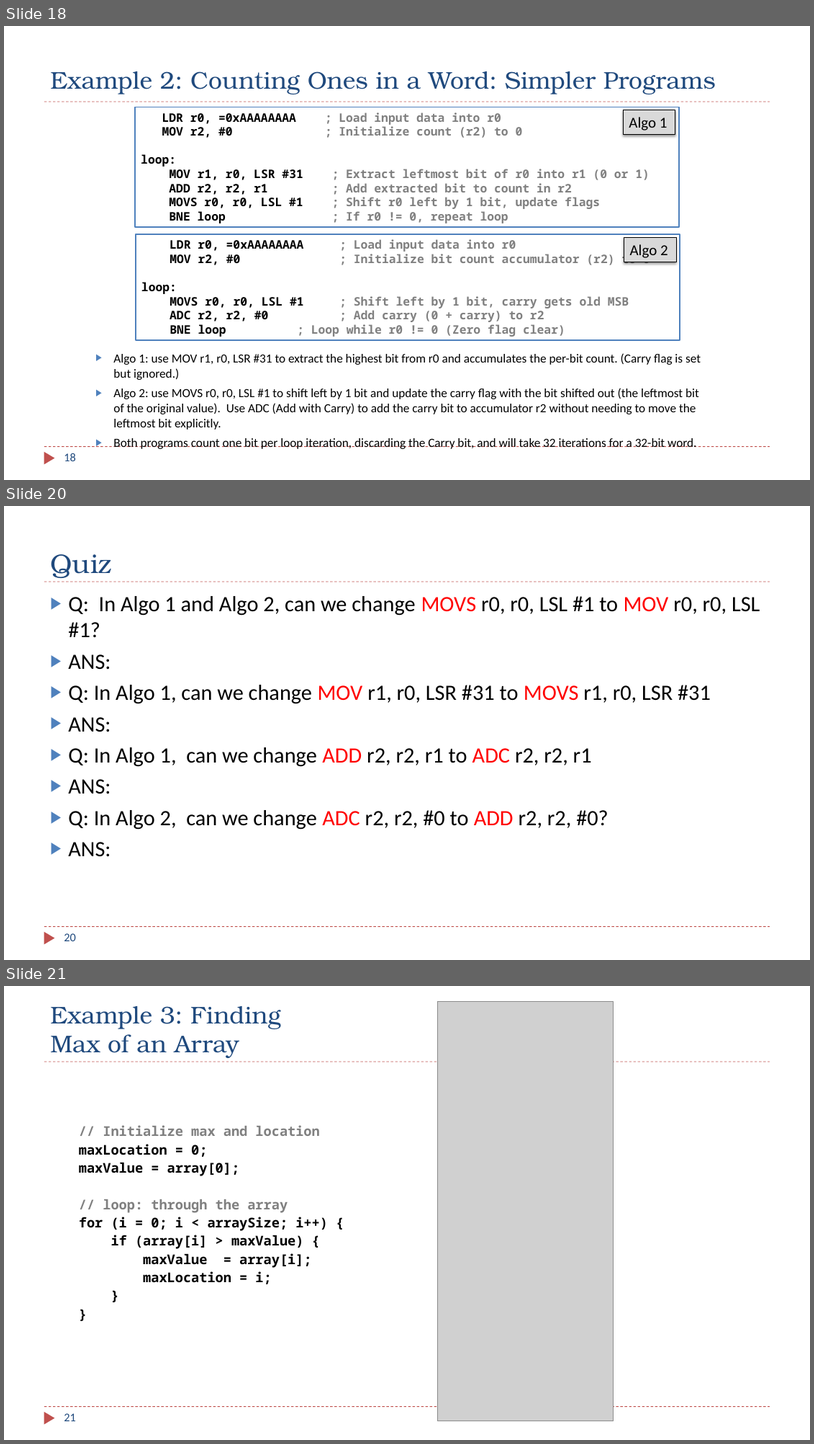
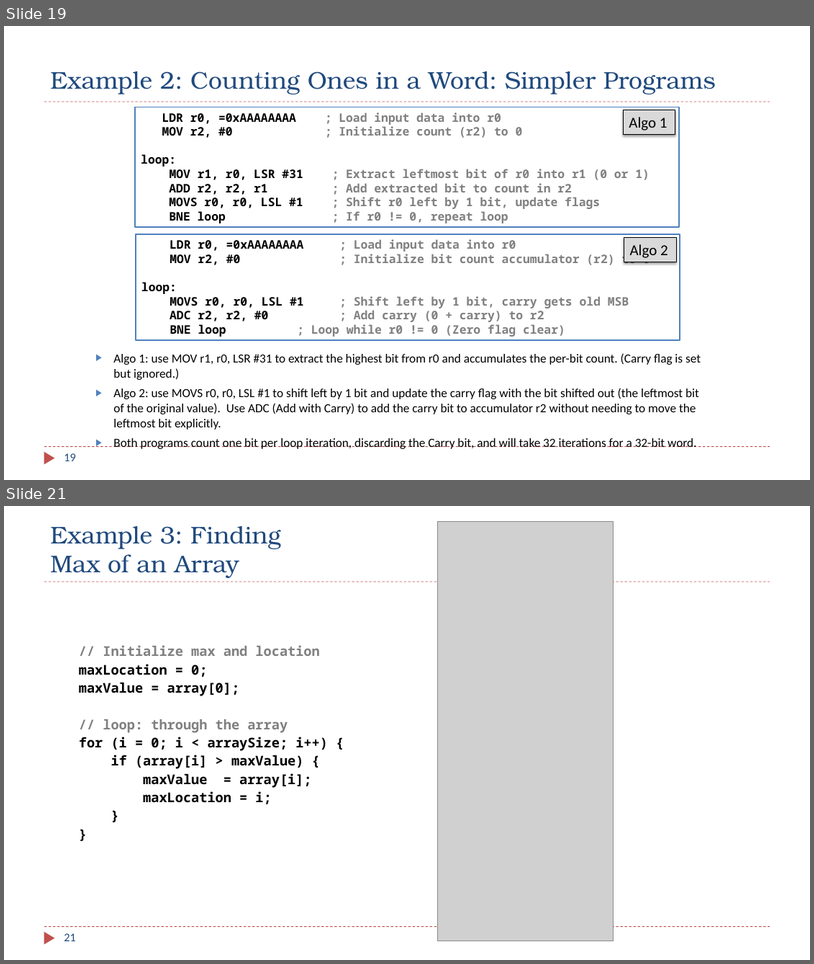
Before and after one commit to guhofstra/CSC111Fa25, a slide deck: PPTs/Ch7_Structured_Programming.pptx. Shown one above the other, each under a label of ours: slides 18, 20 and 21 before the commit, slides 19 and 21 after it; the slides between them are not shown. The pictures are 814x1444 and 814x964 pixels, drawn with LibreOffice and Linux fonts; fonts in the diff are those of the drawing; grey boxes stand for pictures. Boxes give left, top, right and bottom in pixels: in the first picture for what was removed or moved away, otherwise in the second. Text is boxed around its words. In the diff, an @@ line names an element or a change of style, - is before the commit and + after.

```diff
--- a/PPTs/Ch7_Structured_Programming.pptx
+++ b/PPTs/Ch7_Structured_Programming.pptx
@@ slide 20 removed at <box>4,506,810,960</box>, background #FFFFFF; not listed: 3 template elements that a slide beside it also shows @@
@@ title removed at <box>50,554,111,578</box> @@
-Quiz
@@ text removed at <box>68,596,760,857</box> @@
-▶ Q: In Algo 1 and Algo 2, can we change MOVS r0, r0, LSL #1 to MOV r0, r0, LSL #1?
-▶ ANS:
-▶ Q: In Algo 1, can we change MOV r1, r0, LSR #31 to MOVS r1, r0, LSR #31
-▶ ANS:
-▶ Q: In Algo 1, can we change ADD r2, r2, r1 to ADC r2, r2, r1
-▶ ANS:
-▶ Q: In Algo 2, can we change ADC r2, r2, #0 to ADD r2, r2, #0?
-▶ ANS:
@@ page number removed at <box>64,933,76,941</box> @@
-20
@@ what was slide 18 is now slide 19 @@
@@ page number at <box>64,453,76,461</box>: text changed @@
-18
+19
```
Also in this commit, not shown: 3 slides changed, 1 slide added, 4 other files.
